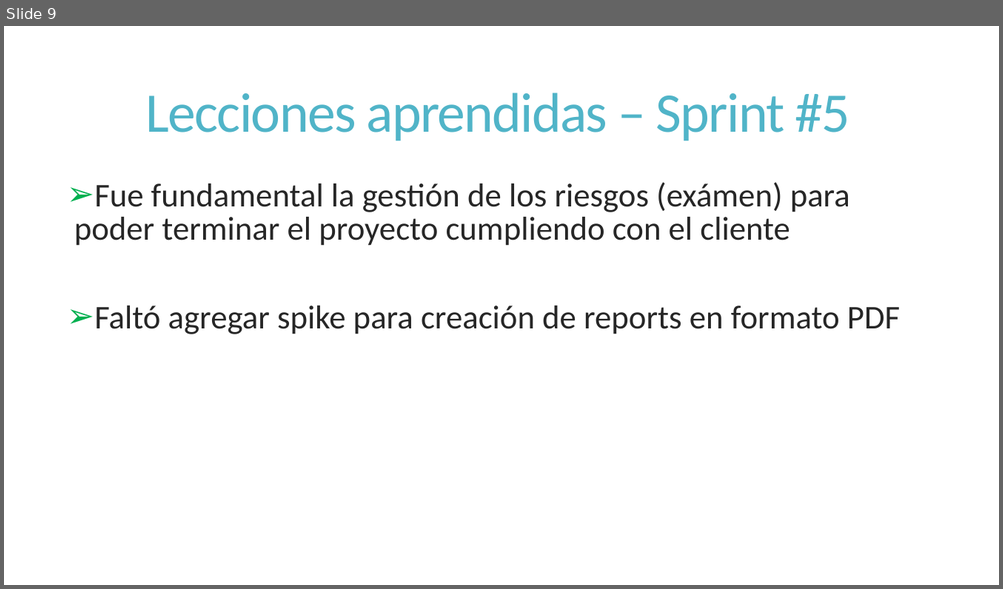
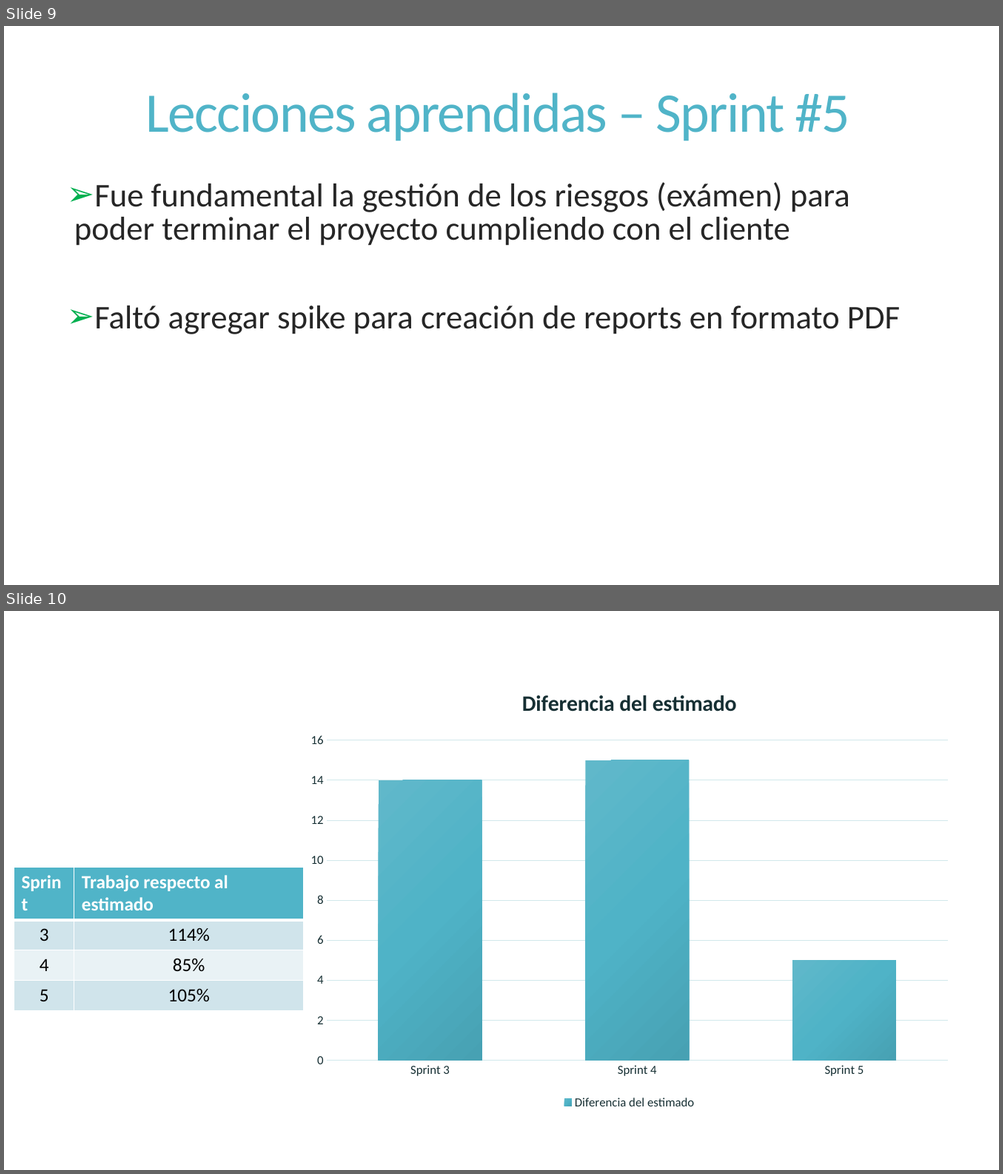
Before and after one commit to dschenkelman/a-malazan-wolvering, a slide deck: Presentacion.pptx. Shown one above the other, each under a label of ours: slide 9 before the commit, slides 9 and 10 after it. The pictures are 1003x589 and 1003x1174 pixels, drawn with LibreOffice and Linux fonts; fonts in the diff are those of the drawing. Boxes give left, top, right and bottom in pixels: in the first picture for what was removed or moved away, otherwise in the second. Text is boxed around its words. In the diff, an @@ line names an element or a change of style, - is before the commit and + after.

```diff
--- a/Presentacion.pptx
+++ b/Presentacion.pptx
@@ slide 10 added at (4, 611, 999, 1170), background #FFFFFF @@
@@ column chart added at (298, 671, 962, 1113) @@
+title "Diferencia del estimado"
+categories: Sprint 3, Sprint 4, Sprint 5
+Diferencia del estimado: 14, 15, 5
@@ table added at (14, 867, 303, 1005), 4 rows, 2 columns @@
+Sprint | Trabajo respecto al estimado
+3 | 114%
+4 | 85%
+5 | 105%
```
Also in this commit, not shown: 1 slide changed, 1 slide removed.
